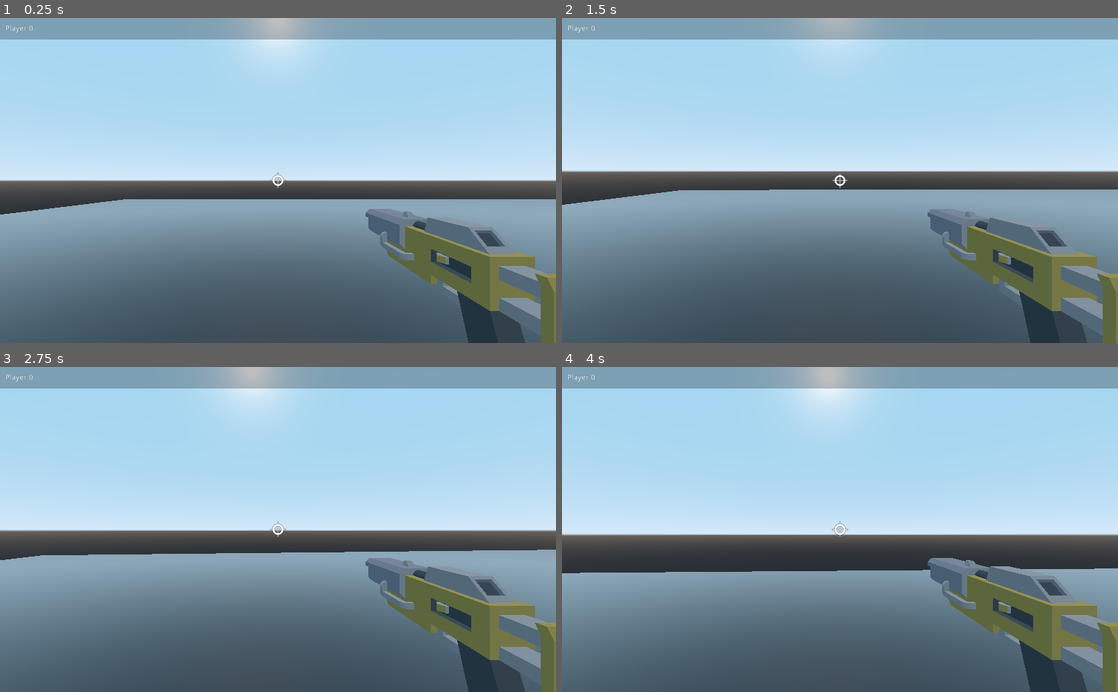
Above: before the commit, frames 1-4 (two rows, left to right).
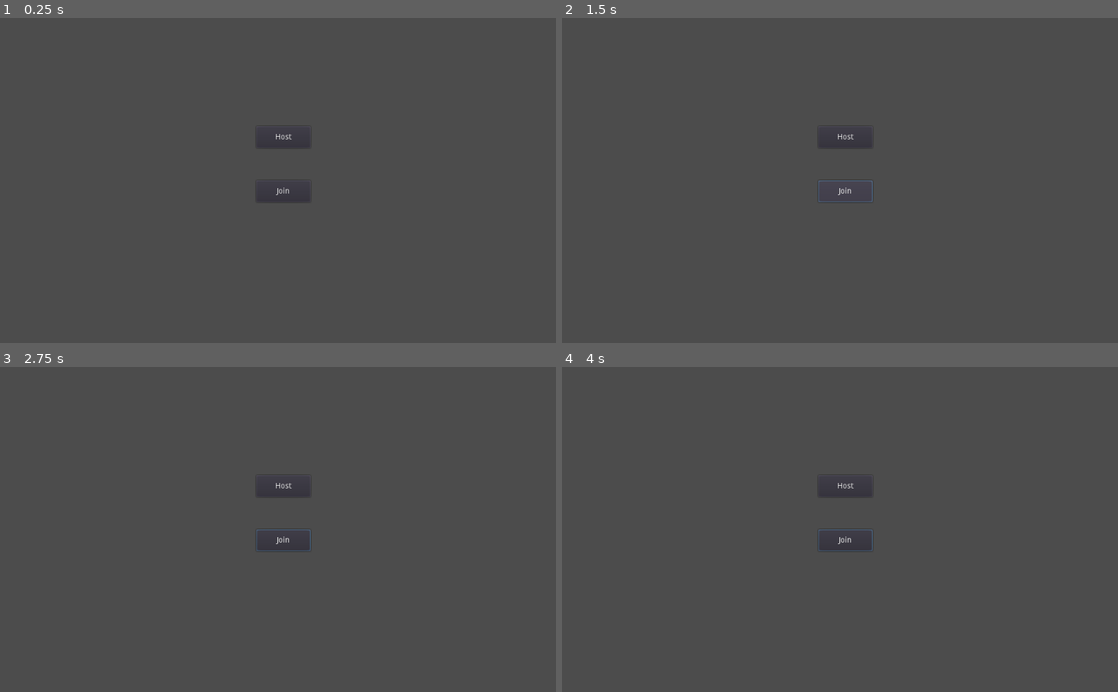
Above: after the commit, the same moments.

Repository: BL-MSCH-C220-F21/Project-05-Demo
Game: Godot game, scene res://UI/Lobby.tscn
Same seed, same stepped clock (60 frames per second), same inputs: the game is played once before the commit and once after it. Before the commit the project starts from res://Game.tscn.
Inputs (mouse positions are in pixels of both pictures, inside the frame that each line leads up to):
- Up to frame 1 (0.25 s): no input
- Up to frame 2 (1.5 s): click (845, 138) at 0.5 s, where only the run after the commit has a clickable "Host"; click (845, 190) at 1.25 s, where only the run after the commit has a clickable "Join"
- Up to frame 3 (2.75 s): move the mouse to (305, 529) at 2.02 s; hold W (forward) from 2.03 s (still down)
- Up to frame 4 (4 s): keep holding W (forward); move the mouse to (812, 529) at 2.77 s; move the mouse to (851, 523) at 3.52 s

The runs differ from the first frame. In frame 1, 88% of the frame differs, in the area x 0-100%, y 0-100%; in frame 2, 85%; in frame 3, 88%; in frame 4, 89%.

Commit message:
Demo completed

Diff:
--- a/Game.gd
+++ b/Game.gd
@@ -7,4 +7,13 @@
 	var player1 = preload("res://Player/Player.tscn").instance()
 	player1.name = "Player1"
 	player1.global_transform = player1pos.global_transform
+	player1.id = get_tree().get_network_unique_id()
+	player1.set_network_master(get_tree().get_network_unique_id())
 	add_child(player1)
+
+	var player2 = preload("res://Player/Player.tscn").instance()
+	player2.name = "Player2"
+	player2.id = Global.player2id
+	player2.set_network_master(Global.player2id)
+	player2.global_transform = player2pos.global_transform
+	add_child(player2)
--- /dev/null
+++ b/Player/HealthBar.gd
@@ -0,0 +1,19 @@
+extends Sprite3D
+
+onready var bar = $Viewport/HealthBar2D
+var bar_green = Color8(64,192,87)
+var bar_yellow = Color8(255,212,59)
+var bar_red = Color8(201,42,42)
+
+func _ready():
+	texture = $Viewport.get_texture()
+	bar.set("custom_styles/fg",bar.get("custom_styles/fg").duplicate())
+
+
+func update(h, max_h):
+	bar.get("custom_styles/fg").bg_color = bar_green
+	if h < 0.75 * max_h:
+		bar.get("custom_styles/fg").bg_color = bar_yellow
+	if h < 0.45 * max_h:
+		bar.get("custom_styles/fg").bg_color = bar_red
+	bar.value = h
--- a/Player/Player.gd
+++ b/Player/Player.gd
@@ -10,28 +10,46 @@
 var mouse_range = 1.2
 var velocity = Vector2.ZERO
 
+var controlled = false
+
+var id = 0
+
+var damage = 10
+var health = 100
+var max_health = 100
+
 
 func _ready():
-	Input.set_mouse_mode(Input.MOUSE_MODE_CAPTURED)
-	$Pivot/Camera.current = true
+	if (name == "Player1" and Global.which_player == 1) or (name == "Player2" and Global.which_player == 2):
+		controlled = true
+		$Pivot/Camera.current = true
+		Input.set_mouse_mode(Input.MOUSE_MODE_CAPTURED)
+	$MeshInstance.set_surface_material(0, $MeshInstance.get_surface_material(0).duplicate())
+	if name == "Player1":
+		$MeshInstance.get_surface_material(0).albedo_color = Color8(34, 139, 230)
+	else:
+		$MeshInstance.get_surface_material(0).albedo_color = Color8(250, 82,82, 230)
 
 func _physics_process(_delta):
-	velocity = get_input()*speed
-	velocity.y += gravity
-	if is_on_floor():
-		velocity.y = 0
+	if controlled:
+		velocity = get_input()*speed
+		velocity.y += gravity
+		if is_on_floor():
+			velocity.y = 0
 
-	if velocity != Vector3.ZERO:
-		velocity = move_and_slide(velocity, Vector3.UP)
+		if velocity != Vector3.ZERO:
+			velocity = move_and_slide(velocity, Vector3.UP)
+			rpc_unreliable("_set_position", global_transform.origin)
 
-	if Input.is_action_pressed("shoot"):
-		shoot()
+		if Input.is_action_pressed("shoot"):
+			shoot()
 
 func _input(event):
-	if event is InputEventMouseMotion:
+	if controlled and event is InputEventMouseMotion:
 		$Pivot.rotate_x(-event.relative.y * mouse_sensitivity)
 		rotate_y(-event.relative.x * mouse_sensitivity)
 		$Pivot.rotation.x = clamp($Pivot.rotation.x, -mouse_range, mouse_range)
+		rpc_unreliable("_set_rotation", rotation, $Pivot.rotation)
 
 func get_input():
 	var input_dir = Vector3.ZERO
@@ -50,6 +68,7 @@
 	if not $Pivot/Flash.visible:
 		$Pivot/Flash.show()
 		$Pivot/Flash/Timer.start()
+		var target = ""
 		if $Pivot/RayCast.is_colliding():
 			var t = $Pivot/RayCast.get_collider()
 			var p = $Pivot/RayCast.get_collision_point()
@@ -58,7 +77,38 @@
 			t.add_child(decal)
 			decal.global_transform.origin = p
 			decal.look_at(p + n, Vector3.UP)
+			if t.has_method("damaged"):
+				target = t.get_path()
+				t.damaged(damage)
+		rpc_unreliable("_shoot", target, damage)
 
+func damaged(d):
+	health -= d
+	$HealthBar.update(health, max_health)
+	if health <= 0:
+		if controlled:
+			var _scene = get_tree().change_scene("res://UI/Die.tscn")
+		else:
+			var _scene = get_tree().change_scene("res://UI/Win.tscn")
+		get_node("/root/Game").hide()
+
+
+
+remote func _set_position(pos):
+	if not controlled:
+		global_transform.origin = pos
+
+remote func _set_rotation(rot, piv_rot):
+	if not controlled:
+		rotation = rot
+		$Pivot.rotation = piv_rot
+
+remote func _shoot(target, d):
+	if not controlled:
+		$Pivot/Flash.show()
+		$Pivot/Flash/Timer.start()
+		if target != "":
+			get_node(target).damaged(d)
 
 func _on_Timer_timeout():
 	$Pivot/Flash.hide()
--- a/Player/Player.tscn
+++ b/Player/Player.tscn
@@ -1,10 +1,11 @@
-[gd_scene load_steps=11 format=2]
+[gd_scene load_steps=14 format=2]
 
 [ext_resource path="res://Player/Player.gd" type="Script" id=1]
 [ext_resource path="res://Player/Flash.tres" type="Material" id=2]
 [ext_resource path="res://Player/Blaster.tscn" type="PackedScene" id=3]
 [ext_resource path="res://Assets/muzzleflash.obj" type="ArrayMesh" id=4]
 [ext_resource path="res://Assets/crosshair.png" type="Texture" id=5]
+[ext_resource path="res://Player/HealthBar.gd" type="Script" id=6]
 
 [sub_resource type="CapsuleMesh" id=1]
 radius = 0.5
@@ -15,11 +16,17 @@
 [sub_resource type="CapsuleShape" id=3]
 radius = 0.5
 
-[sub_resource type="BoxShape" id=5]
+[sub_resource type="BoxShape" id=6]
 extents = Vector3( 0.4, 0.1, 0.4 )
 
-[sub_resource type="BoxShape" id=4]
+[sub_resource type="BoxShape" id=5]
 extents = Vector3( 0.0625365, 0.1396, 0.399884 )
+
+[sub_resource type="StyleBoxFlat" id=7]
+bg_color = Color( 0.25098, 0.752941, 0.341176, 1 )
+
+[sub_resource type="StyleBoxFlat" id=8]
+bg_color = Color( 0.203922, 0.227451, 0.25098, 1 )
 
 [node name="Player" type="KinematicBody"]
 transform = Transform( 1, 0, 0, 0, 1, 0, 0, 0, 1, 0, 0.2, 0 )
@@ -80,4 +87,23 @@
 wait_time = 0.2
 one_shot = true
 
+[node name="HealthBar" type="Sprite3D" parent="."]
+transform = Transform( 1, 0, 0, 0, 1, 0, 0, 0, 1, 0, 2.5, 0 )
+billboard = 1
+script = ExtResource( 6 )
+
+[node name="Viewport" type="Viewport" parent="HealthBar"]
+size = Vector2( 200, 26 )
+transparent_bg = true
+usage = 0
+render_target_v_flip = true
+
+[node name="HealthBar2D" type="ProgressBar" parent="HealthBar/Viewport"]
+margin_right = 200.0
+margin_bottom = 26.0
+custom_styles/fg = SubResource( 7 )
+custom_styles/bg = SubResource( 8 )
+value = 100.0
+percent_visible = false
+
 [connection signal="timeout" from="Pivot/Flash/Timer" to="." method="_on_Timer_timeout"]
--- /dev/null
+++ b/UI/Die.tscn
@@ -0,0 +1,26 @@
+[gd_scene format=2]
+
+[node name="Die" type="Control"]
+anchor_right = 1.0
+anchor_bottom = 1.0
+__meta__ = {
+"_edit_use_anchors_": false
+}
+
+[node name="ColorRect" type="ColorRect" parent="."]
+margin_right = 1024.0
+margin_bottom = 600.0
+color = Color( 0, 0, 0, 1 )
+__meta__ = {
+"_edit_use_anchors_": false
+}
+
+[node name="Label" type="Label" parent="."]
+margin_right = 1024.0
+margin_bottom = 600.0
+text = "You Died!"
+align = 1
+valign = 1
+__meta__ = {
+"_edit_use_anchors_": false
+}
--- /dev/null
+++ b/UI/Lobby.gd
@@ -0,0 +1,26 @@
+extends Control
+
+func _ready():
+	var _connect = get_tree().connect("network_peer_connected", self, "_player_connected")
+
+
+func _on_Host_pressed():
+	var net = NetworkedMultiplayerENet.new()
+	net.create_server(12345, 2)
+	get_tree().set_network_peer(net)
+	print("Hosting a new connection")
+	Global.which_player = 1
+
+
+func _on_Join_pressed():
+	var net = NetworkedMultiplayerENet.new()
+	net.create_client("127.0.0.1", 12345)
+	get_tree().set_network_peer(net)
+	Global.which_player = 2
+
+
+func _player_connected(id):
+	Global.player2id = id
+	var game = preload("res://Game.tscn").instance()
+	get_tree().get_root().add_child(game)
+	hide()
--- /dev/null
+++ b/UI/Lobby.tscn
@@ -0,0 +1,28 @@
+[gd_scene load_steps=2 format=2]
+
+[ext_resource path="res://UI/Lobby.gd" type="Script" id=1]
+
+[node name="Lobby" type="Control"]
+anchor_right = 1.0
+anchor_bottom = 1.0
+script = ExtResource( 1 )
+__meta__ = {
+"_edit_use_anchors_": false
+}
+
+[node name="Host" type="Button" parent="."]
+margin_left = 472.0
+margin_top = 200.0
+margin_right = 572.0
+margin_bottom = 240.0
+text = "Host"
+
+[node name="Join" type="Button" parent="."]
+margin_left = 472.0
+margin_top = 300.0
+margin_right = 572.0
+margin_bottom = 340.0
+text = "Join"
+
+[connection signal="pressed" from="Host" to="." method="_on_Host_pressed"]
+[connection signal="pressed" from="Join" to="." method="_on_Join_pressed"]
--- /dev/null
+++ b/UI/Win.tscn
@@ -0,0 +1,26 @@
+[gd_scene format=2]
+
+[node name="Die" type="Control"]
+anchor_right = 1.0
+anchor_bottom = 1.0
+__meta__ = {
+"_edit_use_anchors_": false
+}
+
+[node name="ColorRect" type="ColorRect" parent="."]
+margin_right = 1024.0
+margin_bottom = 600.0
+color = Color( 0, 0, 0, 1 )
+__meta__ = {
+"_edit_use_anchors_": false
+}
+
+[node name="Label" type="Label" parent="."]
+margin_right = 1024.0
+margin_bottom = 600.0
+text = "You won!!"
+align = 1
+valign = 1
+__meta__ = {
+"_edit_use_anchors_": false
+}
--- a/project.godot
+++ b/project.godot
@@ -15,7 +15,7 @@
 [application]
 
 config/name="Networked Game"
-run/main_scene="res://Game.tscn"
+run/main_scene="res://UI/Lobby.tscn"
 config/icon="res://icon.png"
 
 [autoload]
Not shown: 1 places in Player/Player.tscn that only renumber resources
